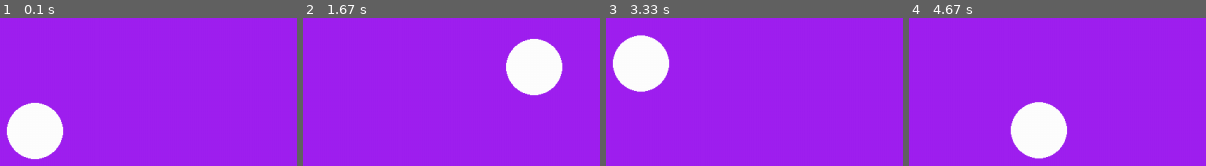
Above: before the commit, frames 1-4 (left to right).
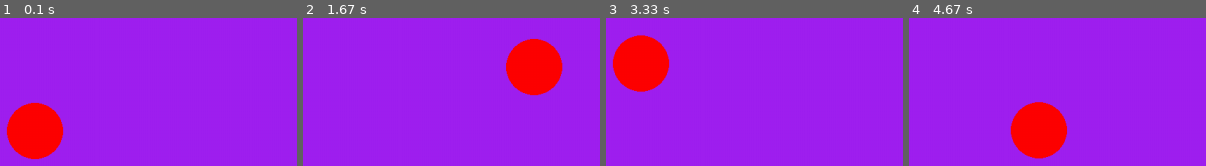
Above: after the commit, the same moments.

Repository: deepanshgp/pygame
Game: pygame game, started from setup.py
Same seed, same stepped clock (60 frames per second), same inputs: the game is played once before the commit and once after it.
Inputs:
- Up to frame 1 (0.1 s): no input
- Up to frame 2 (1.67 s): hold D 0.33-0.8 s; hold W 0.83-1.13 s; hold D 1.17-1.63 s
- Up to frame 3 (3.33 s): hold A 1.67-2.2 s; hold S 2.23-2.53 s; hold A 2.57-2.97 s; hold W from 3 s (still down)
- Up to frame 4 (4.67 s): release W at 3.37 s; hold D 3.4-4.03 s; hold S 4.07-4.43 s; hold A from 4.47 s (still down)

The runs differ from the first frame. In frame 1, 5.8% of the frame differs, in the area x 2-22%, y 56-96%; in frame 2, 5.8%; in frame 3, 5.8%, in the area x 2-22%, y 11-50%; in frame 4, 5.8%.

Commit message:
color changes

Diff:
--- a/setup.py
+++ b/setup.py
@@ -20,7 +20,7 @@
     # fill the screen with a color to wipe away anything from last frame
     screen.fill("purple")
 
-    pygame.draw.circle(screen, "white", player_pos, 40)
+    pygame.draw.circle(screen, "red", player_pos, 40)
 
     keys = pygame.key.get_pressed()
     if keys[pygame.K_w]:
